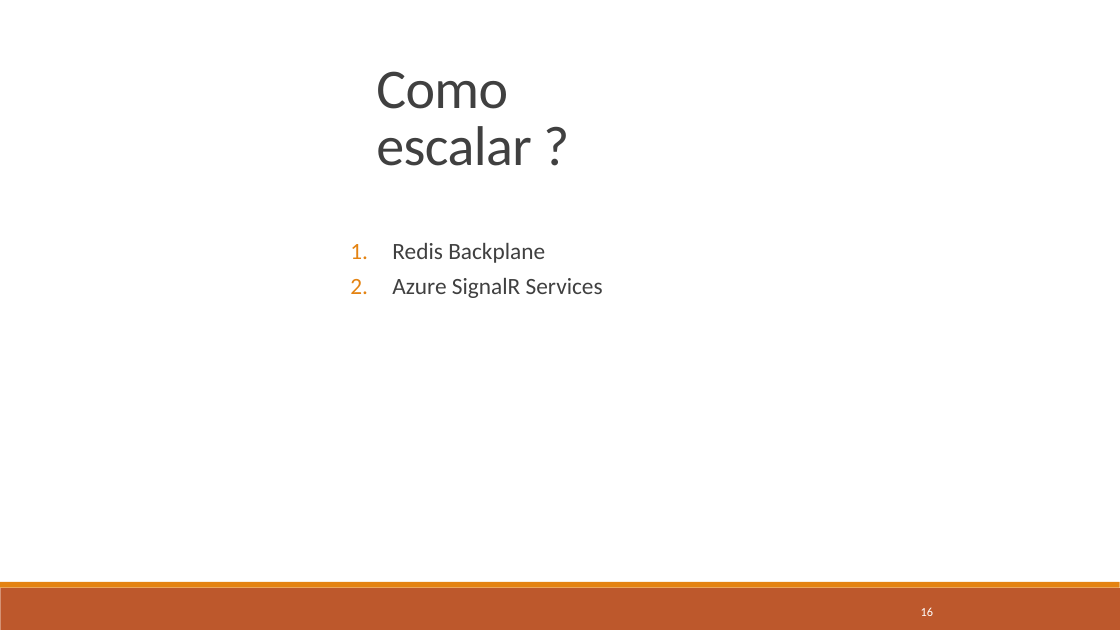
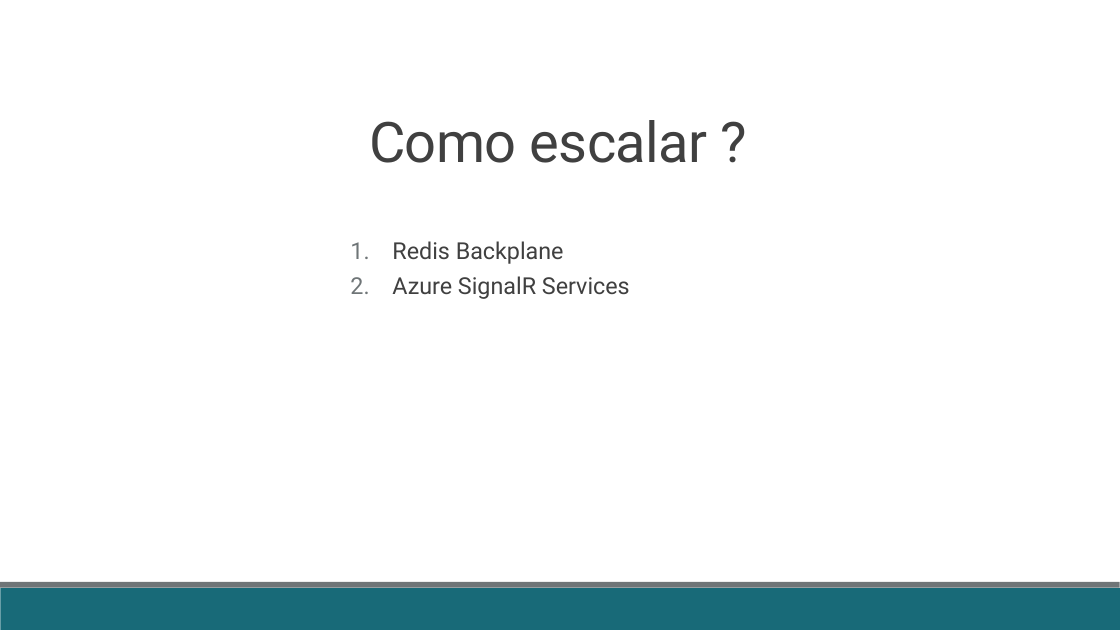
Before and after one commit to fabricioveronez/SignalR_Exemplos, a slide deck: slide 15 of docs/Apresentacao.pptx (slide 16 before the commit). Drawn at 1120x630 pixels with LibreOffice and Linux fonts; fonts in the diff are those of the drawing. Boxes give left, top, right and bottom in pixels: in the first picture for what was removed or moved away, otherwise in the second. Text is boxed around its words. In the diff, an @@ line names an element or a change of style, - is before the commit and + after.

```diff
--- a/docs/Apresentacao.pptx
+++ b/docs/Apresentacao.pptx
@@ title "Como escalar ?": place and size @@
-title "Como escalar ?" at [376, 71, 532, 166]
+title "Como escalar ?" at [369, 120, 708, 163]
@@ title "Como escalar ?" at [369, 120, 708, 163]: font Calibri to Roboto @@
@@ text "Redis Backplane" at [392, 241, 630, 299]: font Calibri to Roboto; bullet colour #E48312 to #6F7577 @@
@@ rectangle at [0, 588, 1120, 630]: fill #BD582C to #186A78 @@
@@ rectangle at [0, 582, 1120, 588]: fill #E48312 to #6F7577 @@
@@ page number removed at [921, 607, 933, 616] @@
-16
```
Also in this commit, not shown: 17 other slides changed, 2 slides removed.
